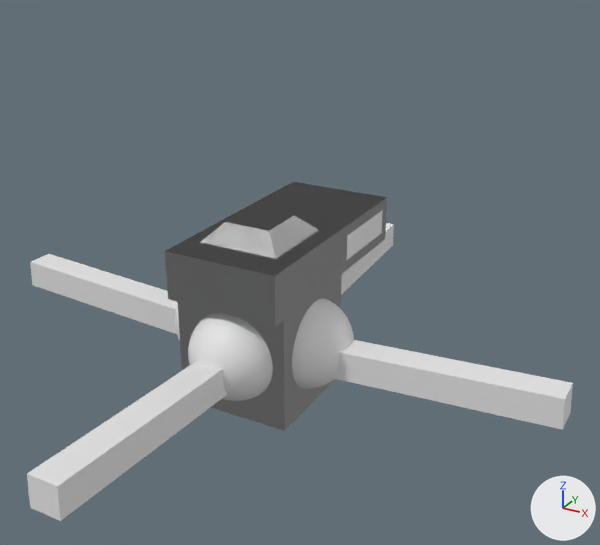
What one commit did to the Blender file Blender/Robot2.blend.
Camera for both pictures: a 50 mm camera at (6.68, -10.8, 8.93) aimed at (0.72, 0.03, 3.52). The axes (+X, +Y, +Z) are drawn at lower right. The lights are the same throughout.

In view in the first picture: 'Icokugel', 'Icokugel.001', 'Leg', 'Leg.001', 'Leg.002', 'Leg.003', 'Würfel'.
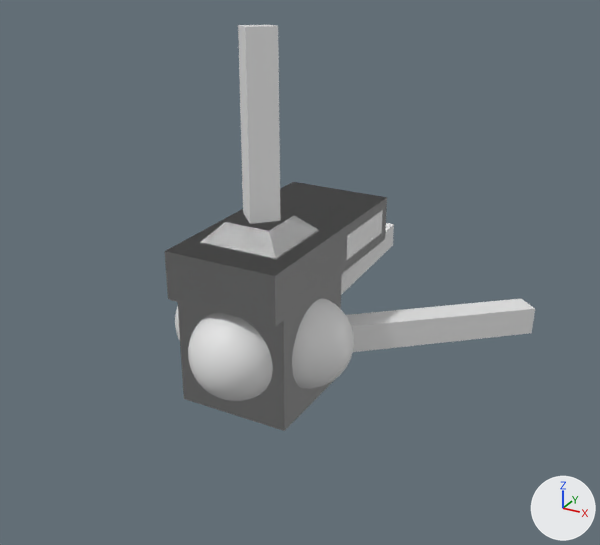
Location of each change, (x1, y1, x2, y2) in pixels of the pictures (600 x 545 px):
'Leg', moved, turned: before (27, 361, 227, 521); after (346, 299, 535, 352)
'Leg.003', moved, turned: before (30, 254, 178, 334); after (238, 25, 281, 224)
'Leg.001', moved, turned (not visible afterwards): before (333, 340, 573, 430)

The change, as a diff of the scene's bpy script:
```diff
--- a/Blender/Robot2.blend.py
+++ b/Blender/Robot2.blend.py
@@ ob_leg @@
 ob_leg.matrix_parent_inverse = Matrix(((1.0, 0.0, 0.0, 0.0), (0.0, 1.0, 0.0, 0.0), (0.0, 0.0, 1.0, -2.175), (0.0, 0.0, 0.0, 1.0)))
-ob_leg.location = (0.0, -0.637, 2.107)
-ob_leg.rotation_euler = (1.514, 0.0, 0.0)  # degrees (87, 0, 0)
+ob_leg.location = (0.447, 0.44, 2.045)
+ob_leg.rotation_euler = (1.611, 0.0403, 2.357)  # degrees (92, 2.3, 135)
 _m = ob_leg.modifiers.new('Haut', 'SKIN')
@@ ob_leg_001 @@
 ob_leg_001.matrix_parent_inverse = Matrix(((1.0, 0.0, 0.0, 0.0), (0.0, 1.0, 0.0, 0.0), (0.0, 0.0, 1.0, -2.175), (0.0, 0.0, 0.0, 1.0)))
-ob_leg_001.location = (0.637, 0.0, 2.107)
-ob_leg_001.rotation_euler = (1.514, 0.0, 1.571)  # degrees (87, 0, 90)
+ob_leg_001.location = (-0.44, 0.447, 2.045)
+ob_leg_001.rotation_euler = (1.611, 0.0403, 3.928)  # degrees (92, 2.3, 225)
 _m = ob_leg_001.modifiers.new('Haut', 'SKIN')
@@ ob_leg_003 @@
 ob_leg_003.matrix_parent_inverse = Matrix(((1.0, 0.0, 0.0, 0.0), (0.0, 1.0, 0.0, 0.0), (0.0, 0.0, 1.0, -2.175), (0.0, 0.0, 0.0, 1.0)))
-ob_leg_003.location = (-0.637, 0.0, 2.107)
-ob_leg_003.rotation_euler = (1.514, 0.0, 4.712)  # degrees (87, 0, 270)
+ob_leg_003.location = (0.047, -0.0293, 2.813)
+ob_leg_003.rotation_euler = (-0.0792, 0.0194, 7.071)  # degrees (-4.5, 1.1, 45)
 _m = ob_leg_003.modifiers.new('Haut', 'SKIN')
```
